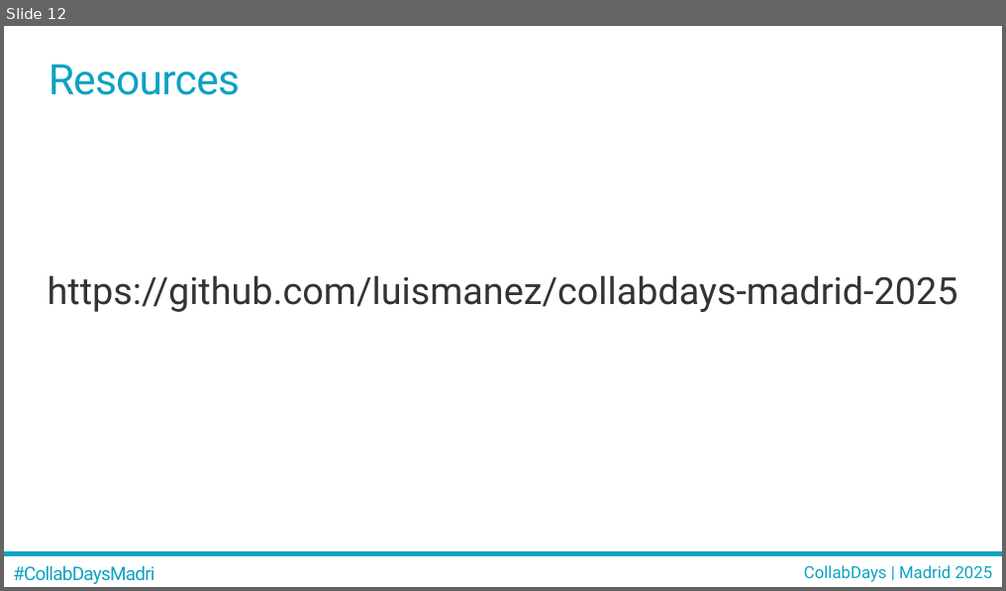
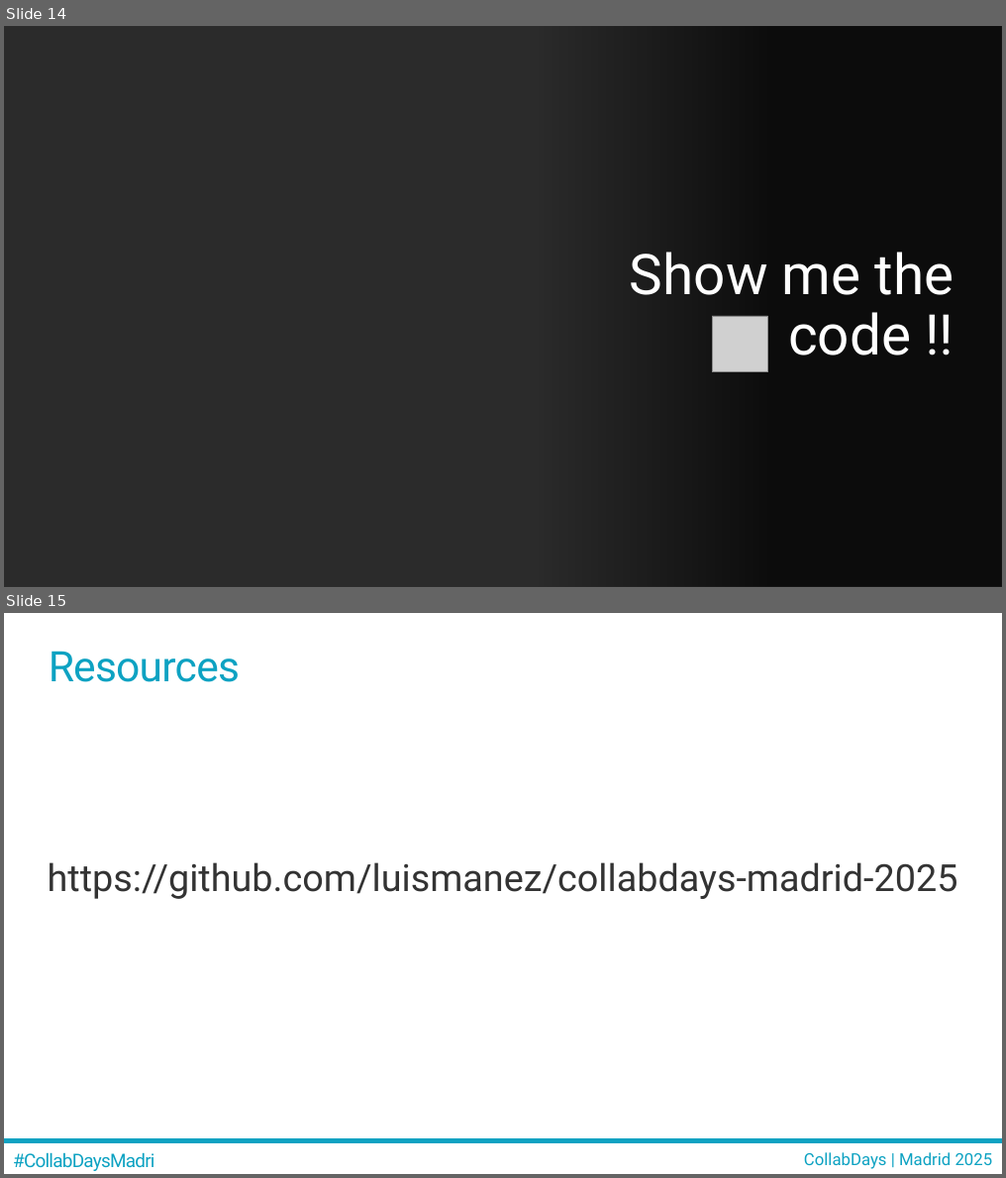
Before and after one commit to luismanez/collabdays-madrid-2025, a slide deck: slides/Collabdays Madrid 2025 - RAG con SharePoint lists.pptx. Shown one above the other, each under a label of ours: slide 12 before the commit, slides 14 and 15 after it. The pictures are 1006x591 and 1006x1178 pixels, drawn with LibreOffice and Linux fonts; fonts in the diff are those of the drawing; grey boxes stand for pictures; background and template pictures are left out; a plain dark background stands for a picture behind light text. Boxes give left, top, right and bottom in pixels: in the first picture for what was removed or moved away, otherwise in the second. Text is boxed around its words. In the diff, an @@ line names an element or a change of style, - is before the commit and + after.

```diff
--- a/slides/Collabdays Madrid 2025 - RAG con SharePoint lists.pptx
+++ b/slides/Collabdays Madrid 2025 - RAG con SharePoint lists.pptx
@@ slide 14 added at bbox=[4, 26, 1002, 587], background picture (left out) @@
@@ title added at bbox=[630, 252, 954, 356], 54 pt, text #FFFFFF @@
+Show me the code !!
@@ picture added at bbox=[712, 316, 768, 372] @@
@@ what was slide 12 is now slide 15 @@
```
Also in this commit, not shown: 1 slide changed, 2 other slides added.
